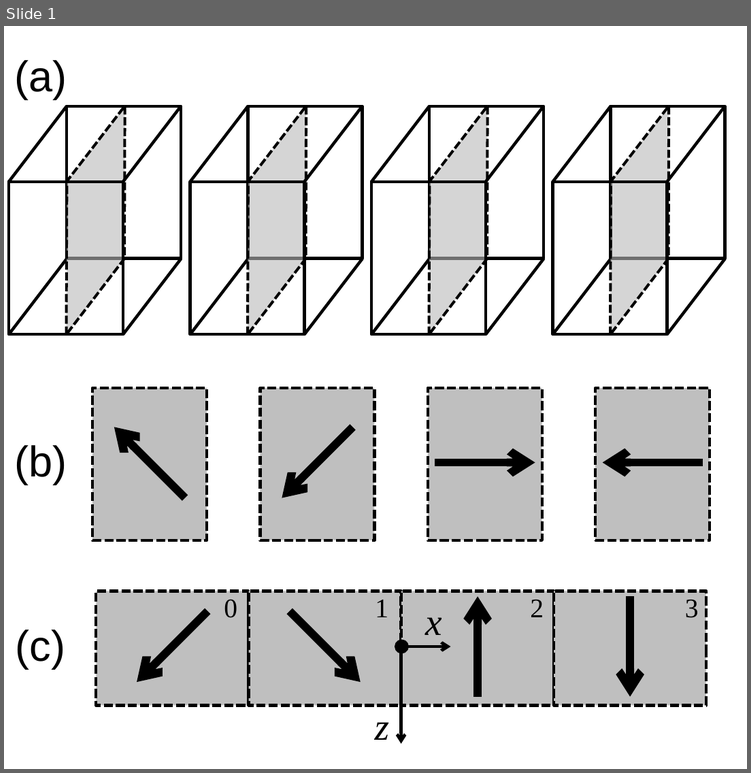
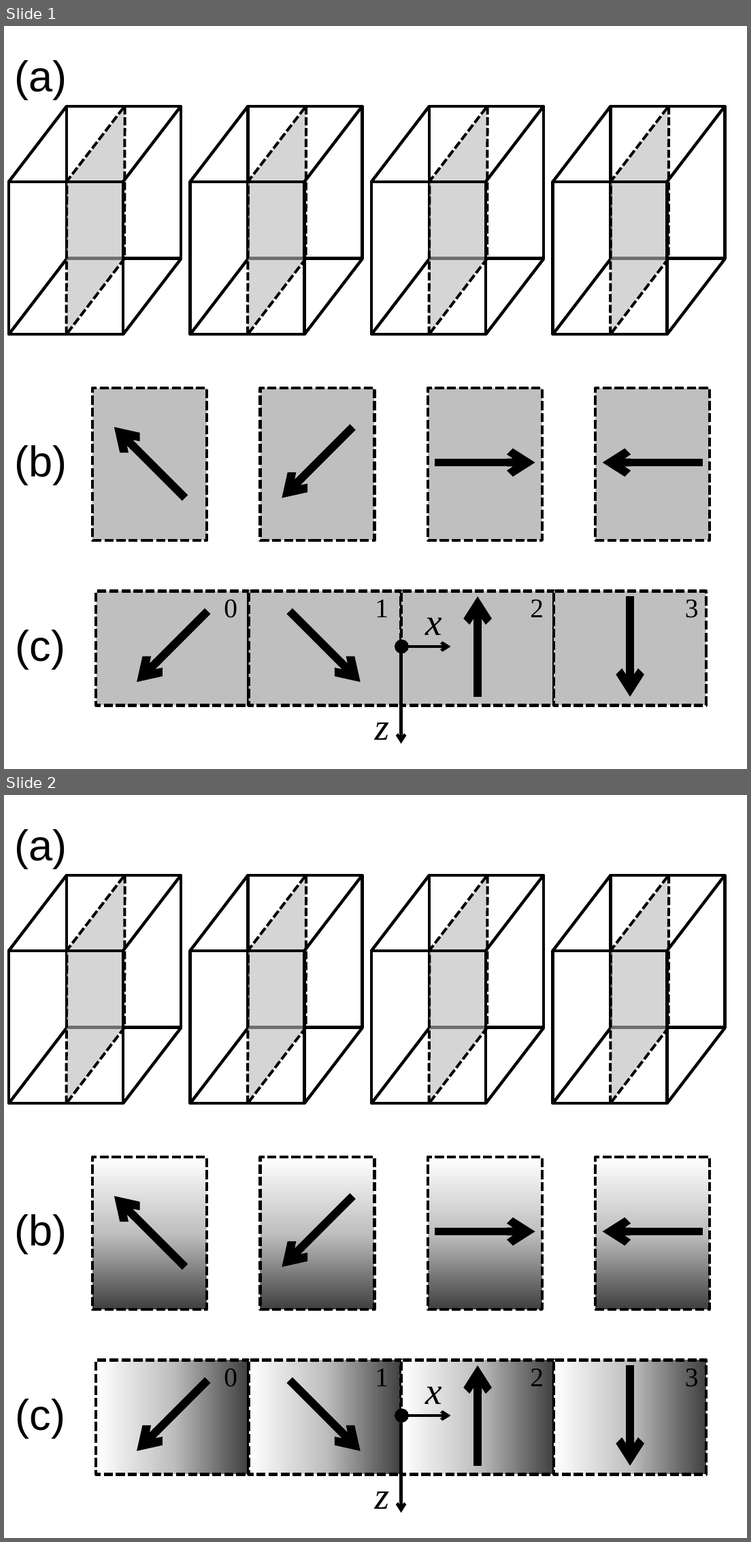
Before and after one commit to pinga-lab/magnetization-rock-sample, a slide deck: manuscript/Figs/laboratory_sample.pptx. Shown one above the other, each under a label of ours: slide 1 before the commit, slides 1 and 2 after it. The pictures are 751x773 and 751x1542 pixels, drawn with LibreOffice and Linux fonts; fonts in the diff are those of the drawing. Boxes give left, top, right and bottom in pixels: in the first picture for what was removed or moved away, otherwise in the second. Text is boxed around its words. In the diff, an @@ line names an element or a change of style, - is before the commit and + after.

```diff
--- a/manuscript/Figs/laboratory_sample.pptx
+++ b/manuscript/Figs/laboratory_sample.pptx
@@ slide 2 added at (x1=4, y1=795, x2=747, y2=1538), background #FFFFFF @@
@@ text added at (x1=15, y1=829, x2=67, y2=868), 32 pt, text #000000 @@
+(a)
@@ group added at (x1=9, y1=875, x2=181, y2=1104): 4 lines, 2 rectangles, 1 freeform shape @@
@@ group added at (x1=190, y1=875, x2=362, y2=1104): 4 lines, 2 rectangles, 1 freeform shape @@
@@ group added at (x1=371, y1=875, x2=543, y2=1104): 4 lines, 2 rectangles, 1 freeform shape @@
@@ group added at (x1=552, y1=875, x2=724, y2=1104): 4 lines, 2 rectangles, 1 freeform shape @@
@@ text added at (x1=14, y1=1214, x2=67, y2=1253), 32 pt, text #000000 @@
+(b)
@@ group added at (x1=93, y1=1157, x2=709, y2=1308): 4 rectangles, 4 arrows @@
@@ rectangle added at (x1=96, y1=1359, x2=248, y2=1473), fill gradient #FFFFFF to #BFBFBF to #404040, outline #000000 2.25 pt dashed @@
@@ rectangle added at (x1=249, y1=1359, x2=401, y2=1473), fill gradient #FFFFFF to #BFBFBF to #404040, outline #000000 2.25 pt dashed @@
@@ rectangle added at (x1=401, y1=1359, x2=553, y2=1473), fill gradient #FFFFFF to #BFBFBF to #404040, outline #000000 2.25 pt dashed @@
@@ arrow added from (478, 1465) to (478, 1366), #000000 6 pt @@
@@ rectangle added at (x1=553, y1=1359, x2=706, y2=1473), fill gradient #FFFFFF to #BFBFBF to #404040, outline #000000 2.25 pt dashed @@
@@ arrow added from (630, 1366) to (630, 1465), #000000 6 pt @@
@@ arrow added from (207, 1380) to (137, 1451), #000000 6 pt @@
@@ text added at (x1=224, y1=1368, x2=237, y2=1386), 20 pt, text #000000 @@
+0
@@ arrow added from (289, 1380) to (360, 1451), #000000 6 pt @@
@@ text added at (x1=375, y1=1368, x2=388, y2=1386), 20 pt, text #000000 @@
+1
@@ text added at (x1=425, y1=1386, x2=442, y2=1404), 28 pt, text #000000, italic @@
+x
@@ text added at (x1=530, y1=1368, x2=543, y2=1386), 20 pt, text #000000 @@
+2
@@ text added at (x1=685, y1=1368, x2=698, y2=1386), 20 pt, text #000000 @@
+3
@@ text added at (x1=16, y1=1398, x2=66, y2=1438), 32 pt, text #000000 @@
+(c)
@@ ellipse added at (x1=396, y1=1409, x2=407, y2=1421), fill #000000, outline #000000 2 pt @@
@@ arrow added from (400, 1417) to (400, 1512), #000000 2.25 pt @@
@@ arrow added from (401, 1414) to (451, 1414), #000000 2.25 pt @@
@@ text added at (x1=375, y1=1491, x2=390, y2=1508), 28 pt, text #000000, italic @@
+z
```
Also in this commit, not shown: 31 other files.
